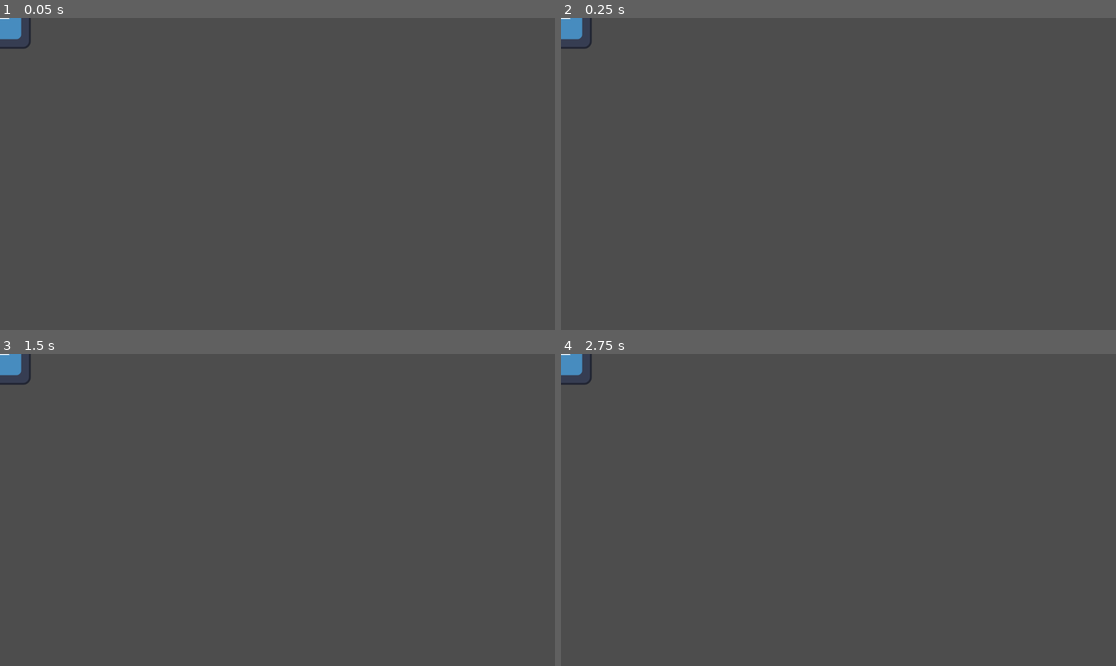
Above: before the commit, frames 1-4 (two rows, left to right).
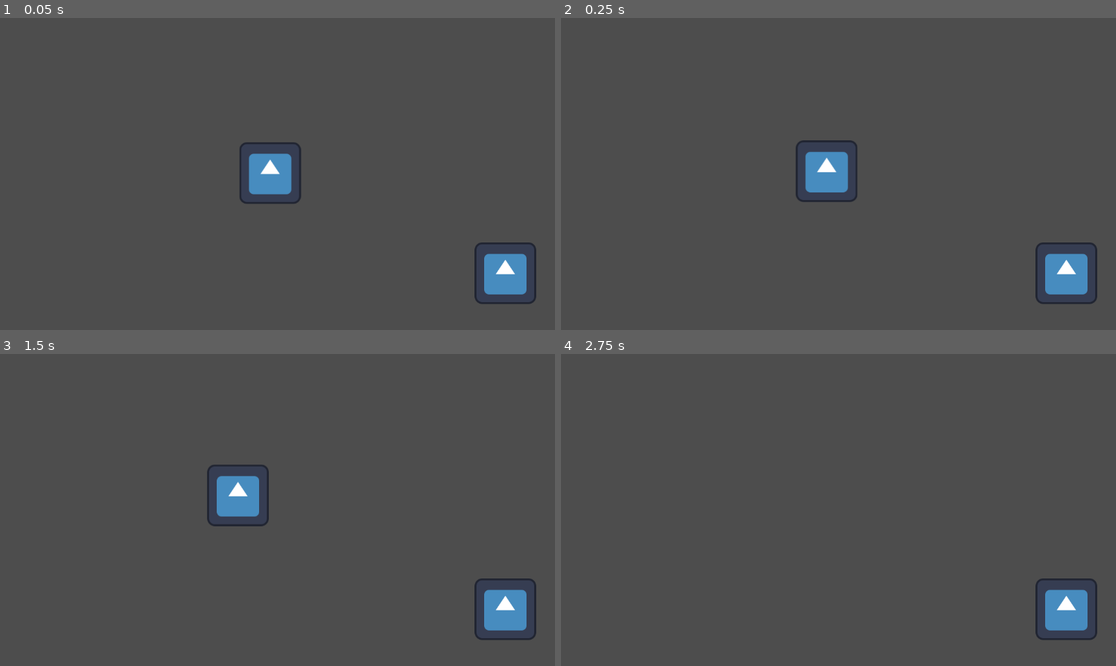
Above: after the commit, the same moments.

Repository: ConnorTamme/Bubble-Power
Game: Godot game, scene res://testing.tscn
The game is run twice, just before and just after one commit, with the same random seed, the same clock (stepped at 60 frames per second) and the same inputs. Before the commit the project starts from res://enemy.tscn. The engine's default icon, where the game draws it, is replaced by a stand-in: a white triangle on a blue panel in a dark square.
Inputs:
- Up to frame 1 (0.05 s): no input
- Up to frame 2 (0.25 s): no input
- Up to frame 3 (1.5 s): hold Space (test, bound only after the commit) 0.53-1.28 s; tap Space (test, bound only after the commit) at 1.35 s
- Up to frame 4 (2.75 s): hold Space (test, bound only after the commit) from 2.03 s (still down)

The runs differ from the first frame. In frame 1, 2.9% of the frame differs, in the area x 0-97%, y 0-92%; in frame 2, 2.9%; in frame 3, 2.9%; in frame 4, 1.6%.
Error before the commit: Invalid access to property or key 'position' on a base object of type 'null instance'. (res://enemy.gd:27)

Commit message:
Tested taking damage function and added an invincibility window

Diff:
--- a/enemy.gd
+++ b/enemy.gd
@@ -1,9 +1,9 @@
 extends Area2D
 
-@export var attackDelay = 2
 @export var moveSpeed = 50
 @export var health = 2
 @export var towardsPlayer = true
+var invincible = false
 var player
 
 # Called when the node enters the scene tree for the first time.
@@ -14,14 +14,23 @@
 # Called every frame. 'delta' is the elapsed time since the previous frame.
 func _process(delta: float) -> void:
 	move(delta)
+	if Input.is_action_pressed("test"):
+		debug_damage()
 
 func takeDamage(damage: float) -> void:
+	if invincible:
+		return
+	invincible = true
+	$invincibleDelay.start()
 	health -= damage
 	if (health <= 0):
 		die()
 
 func die() -> void:
 	queue_free()
+
+func debug_damage() -> void:
+	takeDamage(1)
 
 func move(delta: float) -> void:
 	var direction = Vector2(player.position.x - position.x, player.position.y - position.y)
@@ -31,3 +40,6 @@
 		direction *= -1
 	position.x += direction.x
 	position.y += direction.y
+
+func _on_invincible_delay_timeout() -> void:
+	invincible = false
--- a/enemy.tscn
+++ b/enemy.tscn
@@ -4,6 +4,7 @@
 [ext_resource type="Texture2D" uid="uid://buiatnvn1ea3x" path="res://icon.svg" id="2_ysn0g"]
 
 [node name="Enemy" type="Area2D"]
+collision_mask = 2
 script = ExtResource("1_e5mpq")
 metadata/_edit_group_ = true
 
@@ -11,3 +12,10 @@
 texture = ExtResource("2_ysn0g")
 
 [node name="CollisionShape2D" type="CollisionShape2D" parent="."]
+
+[node name="invincibleDelay" type="Timer" parent="."]
+
+[node name="hitDelay" type="Timer" parent="."]
+
+[connection signal="area_entered" from="." to="." method="_on_area_entered"]
+[connection signal="timeout" from="invincibleDelay" to="." method="_on_invincible_delay_timeout"]
--- a/project.godot
+++ b/project.godot
@@ -11,6 +11,14 @@
 [application]
 
 config/name="Bubble Power"
-run/main_scene="res://enemy.tscn"
+run/main_scene="res://testing.tscn"
 config/features=PackedStringArray("4.3", "Forward Plus")
 config/icon="res://icon.svg"
+
+[input]
+
+test={
+"deadzone": 0.5,
+"events": [Object(InputEventKey,"resource_local_to_scene":false,"resource_name":"","device":0,"window_id":0,"alt_pressed":false,"shift_pressed":false,"ctrl_pressed":false,"meta_pressed":false,"pressed":false,"keycode":0,"physical_keycode":32,"key_label":0,"unicode":0,"location":0,"echo":false,"script":null)
+]
+}
